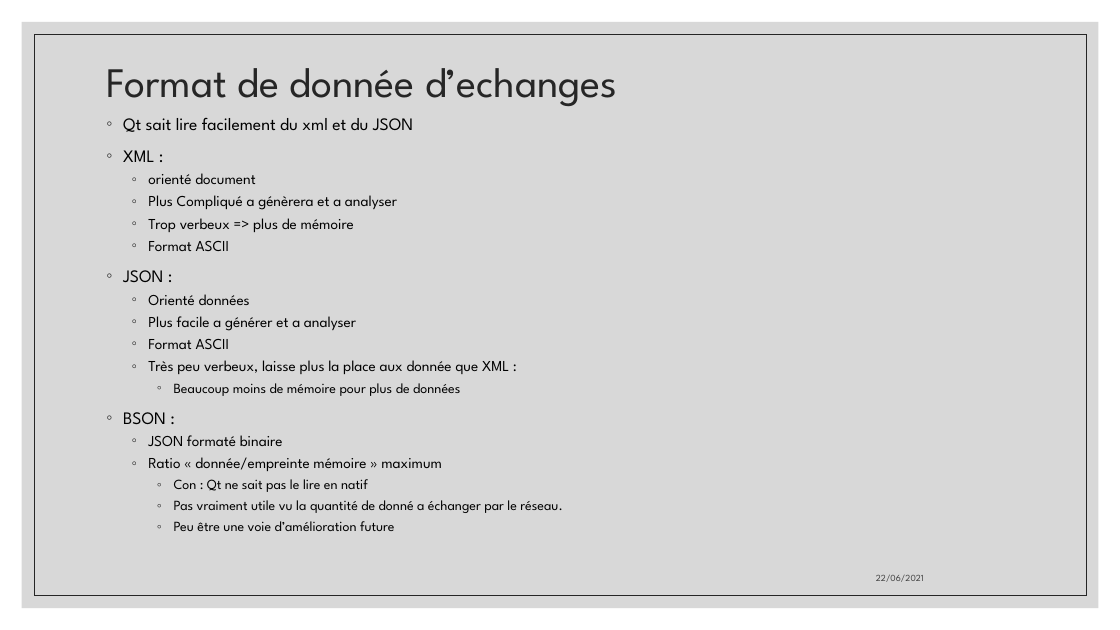
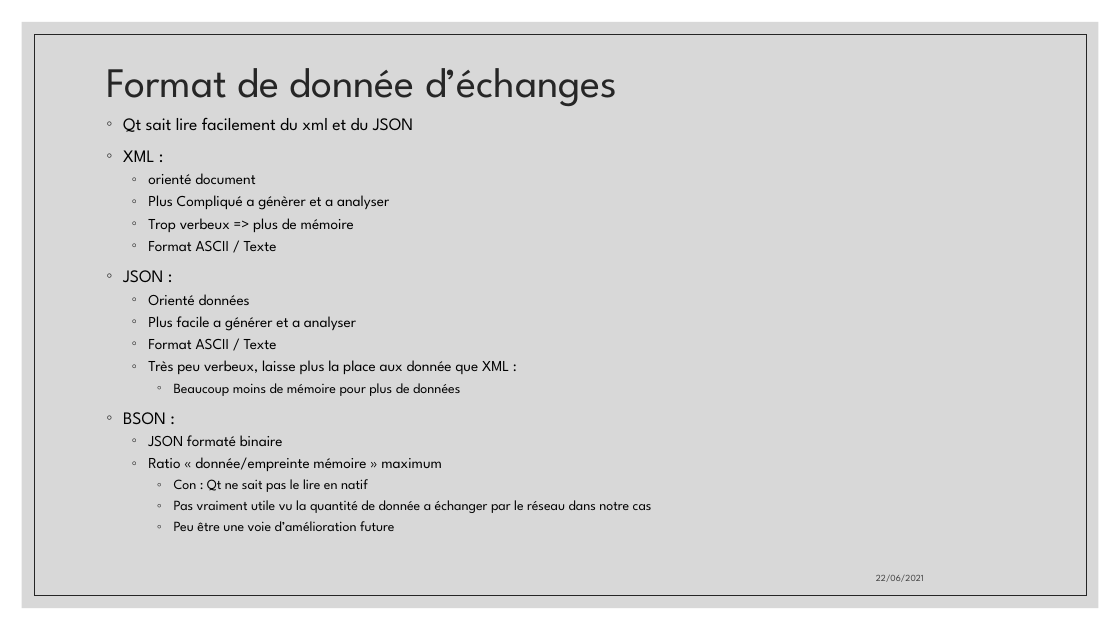
Before and after one commit to aiekick/ProjectStationMeteo, a slide deck: slide 23 of doc/StationMeteo_Soutenance.pptx. Drawn at 1120x630 pixels with LibreOffice and Linux fonts; fonts in the diff are those of the drawing. Boxes give left, top, right and bottom in pixels: in the first picture for what was removed or moved away, otherwise in the second. Text is boxed around its words. In the diff, an @@ line names an element or a change of style, - is before the commit and + after.

```diff
--- a/doc/StationMeteo_Soutenance.pptx
+++ b/doc/StationMeteo_Soutenance.pptx
@@ title at [106,68,617,106]: text changed @@
-Format de donnée d’echanges
+Format de donnée d’échanges
@@ text at [148,195,389,210]: text changed @@
-  ◦ Plus Compliqué a génèrera et a analyser
+  ◦ Plus Compliqué a génèrer et a analyser
@@ text at [148,241,277,251]: text changed @@
-  ◦ Format ASCII
+  ◦ Format ASCII / Texte
@@ text at [148,339,277,349]: text changed @@
-  ◦ Format ASCII
+  ◦ Format ASCII / Texte
@@ text at [174,500,652,513]: text changed @@
-    ◦ Pas vraiment utile vu la quantité de donné a échanger par le réseau.
+    ◦ Pas vraiment utile vu la quantité de donnée a échanger par le réseau dans notre cas
```
Also in this commit, not shown: 16 other slides changed, 6 slides added.
